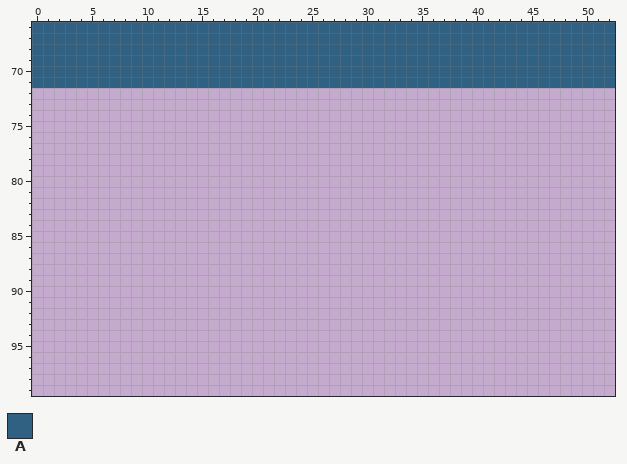
Pixel-art file: assets/sprites/items and interactables/treasure/Treasure (Aseprite).aseprite. That is the earlier state.
320x320 pixels, 1 frame. Colours within 5 levels of each other are drawn and written as one. Shown: x 0..52, y 66..99.
Palette (. is transparent): A #306082
Pixels before, first column x 0:
66 AAAAAAAAAAAAAAAAAAAAAAAAAAAAAAAAAAAAAAAAAAAAAAAAAAAAA
67 AAAAAAAAAAAAAAAAAAAAAAAAAAAAAAAAAAAAAAAAAAAAAAAAAAAAA
68 AAAAAAAAAAAAAAAAAAAAAAAAAAAAAAAAAAAAAAAAAAAAAAAAAAAAA
69 AAAAAAAAAAAAAAAAAAAAAAAAAAAAAAAAAAAAAAAAAAAAAAAAAAAAA
70 AAAAAAAAAAAAAAAAAAAAAAAAAAAAAAAAAAAAAAAAAAAAAAAAAAAAA
71 AAAAAAAAAAAAAAAAAAAAAAAAAAAAAAAAAAAAAAAAAAAAAAAAAAAAA
After the commit:
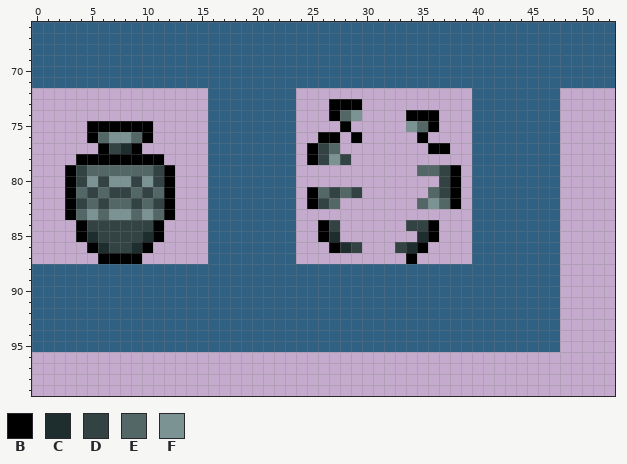
Colours new in this view: B #000000  C #1e2d2d  D #334343  E #536766  F #7b9493
Diff:
Changed rows in their new state; - is an unchanged pixel.
first column x 0:
 72 ----------------AAAAAAAA----------------AAAAAAAA
 73 ----------------AAAAAAAA---BBB----------AAAAAAAA
 74 ----------------AAAAAAAA---BEF----BBB---AAAAAAAA
 75 -----BBBBBB-----AAAAAAAA----B-----FEB---AAAAAAAA
 76 -----BEFFEB-----AAAAAAAA--BB-B-----B----AAAAAAAA
 77 ------BDCB------AAAAAAAA-BDE--------BB--AAAAAAAA
 78 ----BBBBBBBB----AAAAAAAA-BDFD-----------AAAAAAAA
 79 ---BDEEEEEEDB---AAAAAAAA-----------EEDB-AAAAAAAA
 80 ---BDFDFFDFDB---AAAAAAAA-------------DB-AAAAAAAA
 81 ---BEDEDDEDEB---AAAAAAAA-BEDED------EDB-AAAAAAAA
 82 ---BDEDEEDEDB---AAAAAAAA-BDE-------EFEB-AAAAAAAA
 83 ---BEFEFFEFEB---AAAAAAAA----------------AAAAAAAA
 84 ----BDDDDDDB----AAAAAAAA--BD------DDB---AAAAAAAA
 85 ----BCDDDDCB----AAAAAAAA--BC-------CB---AAAAAAAA
 86 -----BCDDCB-----AAAAAAAA---BCD---DCB----AAAAAAAA
 87 ------BBBB------AAAAAAAA----------B-----AAAAAAAA
 88 AAAAAAAAAAAAAAAAAAAAAAAAAAAAAAAAAAAAAAAAAAAAAAAA
 89 AAAAAAAAAAAAAAAAAAAAAAAAAAAAAAAAAAAAAAAAAAAAAAAA
 90 AAAAAAAAAAAAAAAAAAAAAAAAAAAAAAAAAAAAAAAAAAAAAAAA
 91 AAAAAAAAAAAAAAAAAAAAAAAAAAAAAAAAAAAAAAAAAAAAAAAA
 92 AAAAAAAAAAAAAAAAAAAAAAAAAAAAAAAAAAAAAAAAAAAAAAAA
 93 AAAAAAAAAAAAAAAAAAAAAAAAAAAAAAAAAAAAAAAAAAAAAAAA
 94 AAAAAAAAAAAAAAAAAAAAAAAAAAAAAAAAAAAAAAAAAAAAAAAA
 95 AAAAAAAAAAAAAAAAAAAAAAAAAAAAAAAAAAAAAAAAAAAAAAAA
Where, in picture pixels (left, top, right, bottom), the same in both pictures:
added: (32, 88, 560, 352)
